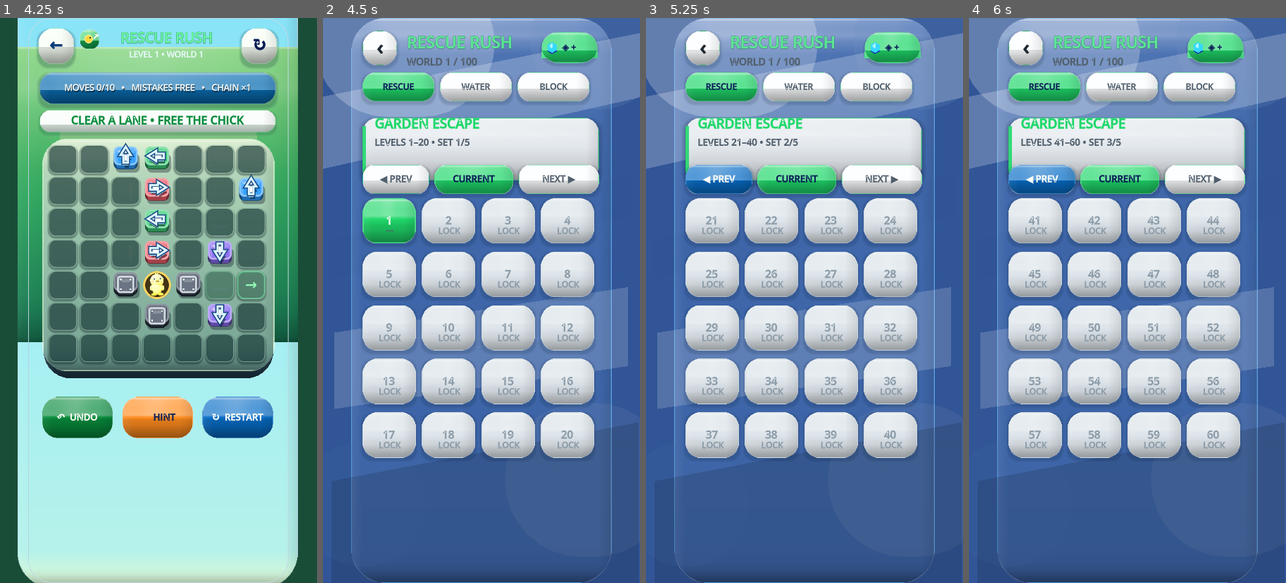
Above: before the commit, frames 1-4 (left to right).
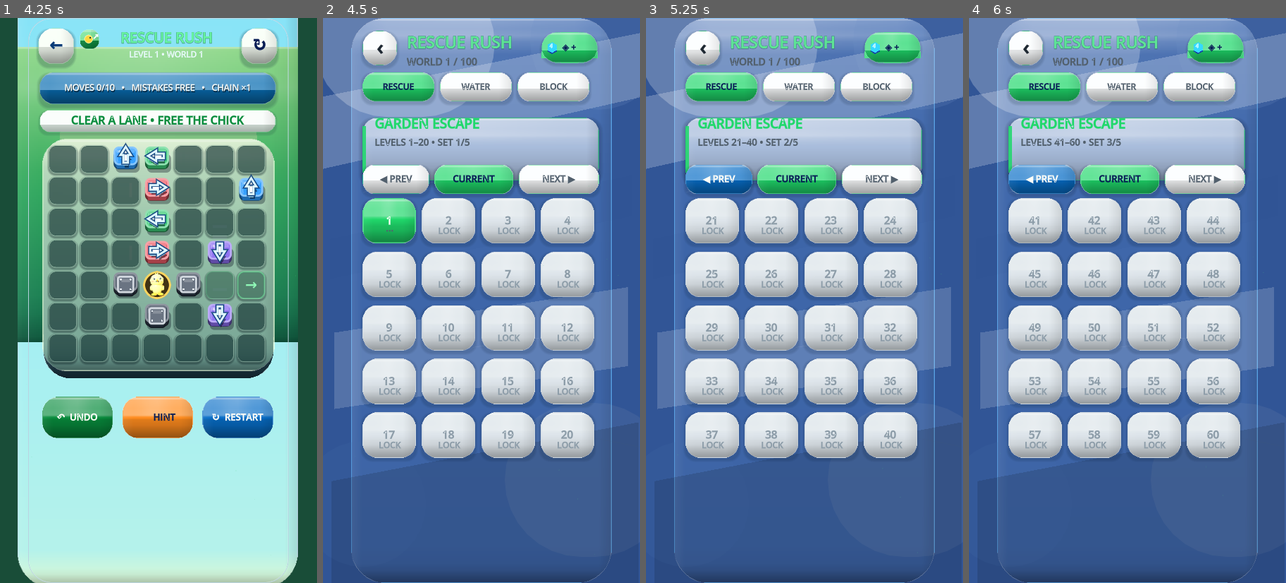
Above: after the commit, the same moments.

Repository: eghosa001/unjam
Game: Godot game, scene res://scenes/Main.tscn
Two runs of this game, one before a commit and one after it. Both use one fixed random seed, a clock stepped at 60 frames per second and the inputs below.
Inputs:
- Up to frame 1 (4.25 s): click "CONTINUE • LEVEL 1" at 0.5 s; click "PLAY NOW" at 1.25 s; click "↻ RESTART" at 2 s; click "↻ RESTART" at 2.75 s; click "↻ RESTART" at 3.5 s
- Up to frame 2 (4.5 s): click "←" at 4.25 s
- Up to frame 3 (5.25 s): click "NEXT ▶" at 5 s
- Up to frame 4 (6 s): click "NEXT ▶" at 5.75 s

Frame 1 is identical in both runs. In frame 2, 5.7% of the frame differs, in the area x 12-87%, y 2-29%; in frame 3, 5.6%; in frame 4, 5.6%.

Commit message:
Shift Collection Daily Settings shell to primary-blue monochrome

Diff:
--- a/scripts/ui/premium_main_casual.gd
+++ b/scripts/ui/premium_main_casual.gd
@@ -13,17 +13,17 @@
 const FIGMA_ORANGE := Color(1.0, 0.55, 0.12)
 const FIGMA_GOLD := Color(1.0, 0.84, 0.24)
 
-const FIGMA_DARK_TOP := Color("#242b33")
-const FIGMA_DARK_BOTTOM := Color("#161b22")
-const FIGMA_DARK_CARD := Color("#20272f")
+const FIGMA_DARK_TOP := Color("#1b2742")
+const FIGMA_DARK_BOTTOM := Color("#0c1324")
+const FIGMA_DARK_CARD := Color("#18243b")
 const FIGMA_DARK_INK := Color("#f5f7fa")
 const FIGMA_DARK_MUTED := Color("#a7b1bc")
 const FIGMA_SCENE_TOP := Color("#4f76b8")
 const FIGMA_SCENE_MID := Color("#3f67aa")
 const FIGMA_SCENE_BOTTOM := Color("#315596")
-const FIGMA_SCENE_DARK_TOP := Color("#252c34")
-const FIGMA_SCENE_DARK_MID := Color("#242b33")
-const FIGMA_SCENE_DARK_BOTTOM := Color("#14191f")
+const FIGMA_SCENE_DARK_TOP := Color("#1b2742")
+const FIGMA_SCENE_DARK_MID := Color("#1b2742")
+const FIGMA_SCENE_DARK_BOTTOM := Color("#0c1324")
 
 var _collection_scroll_tracking := false
 var _collection_scroll_origin_y := 0.0
@@ -218,7 +218,7 @@
 	FigmaReferenceCanvas.add_shadow(canvas, rect, radius, Color(0.01,0.04,0.08,0.30 if _dark() else 0.22), 7 if not _dark() else 5, Vector2(0,5 if not _dark() else 4))
 	var card := PanelContainer.new()
 	card.name = name_value
-	var resolved_tint := Color("#20272f") if _dark() else Color("#e3e8ed")
+	var resolved_tint := Color("#18243b") if _dark() else Color("#a9bddc")
 	var resolved_accent := Color(accent.r, accent.g, accent.b, 0.78) if _dark() else Color(accent.r, accent.g, accent.b, maxf(accent.a, 0.62))
 	card.add_theme_stylebox_override("panel", FigmaReferenceCanvas.rounded_gradient3(resolved_tint.lightened(0.025 if _dark() else 0.07), resolved_tint, resolved_tint.darkened(0.07 if _dark() else 0.13), radius, resolved_accent, 1.4 if not _dark() else 1.2, 0.44 if not _dark() else 0.48))
 	FigmaReferenceCanvas.set_rect(card, rect.position.x, rect.position.y, rect.size.x, rect.size.y)
@@ -234,7 +234,7 @@
 	var resolved_tint := tint
 	var resolved_border := border
 	if not _dark() and tint.get_luminance() > 0.72:
-		resolved_tint = Color("#e3e8ed")
+		resolved_tint = Color("#a9bddc")
 	elif _dark() and tint.get_luminance() > 0.72:
 		resolved_tint = _figma_theme_card(border, Color("#132033"))
 		resolved_border = Color(border.r, border.g, border.b, 0.78)
@@ -252,7 +252,7 @@
 	var heading_color := FIGMA_NAVY if not use_dark else FIGMA_DARK_INK
 	var muted_color := FIGMA_MUTED if not use_dark else FIGMA_DARK_MUTED
 	var back_color := FIGMA_DARK_INK
-	var back_fill := Color("#303943") if not use_dark else Color("#20262d")
+	var back_fill := Color("#4e6691") if not use_dark else Color("#172137")
 	var back_button := _figma_button(canvas, "FigmaBack", "‹", Rect2(17,19,52,52), back_fill, back_callback, back_color, 18, 27)
 	back_button.tooltip_text = "Back"
 	var header_title := _figma_text(canvas, title_text, Rect2(83,21,186,28), 23, heading_color)
@@ -301,8 +301,8 @@
 
 func _figma_bottom_nav(canvas: Control, active: String, dark_mode: bool = false) -> void:
 	var use_dark := dark_mode or _dark()
-	var bar_fill := Color("#20272f") if use_dark else Color("#e3e8ed")
-	var bar_border := Color("#34404c") if use_dark else Color("#c3cbd3")
+	var bar_fill := Color("#18243b") if use_dark else Color("#a9bddc")
+	var bar_border := Color("#314467") if use_dark else Color("#6f8fbd")
 	if use_dark:
 		_figma_solid_card(canvas, "StdNav/Bar", Rect2(13,757,362,70), bar_fill, bar_border, 18)
 	else:
